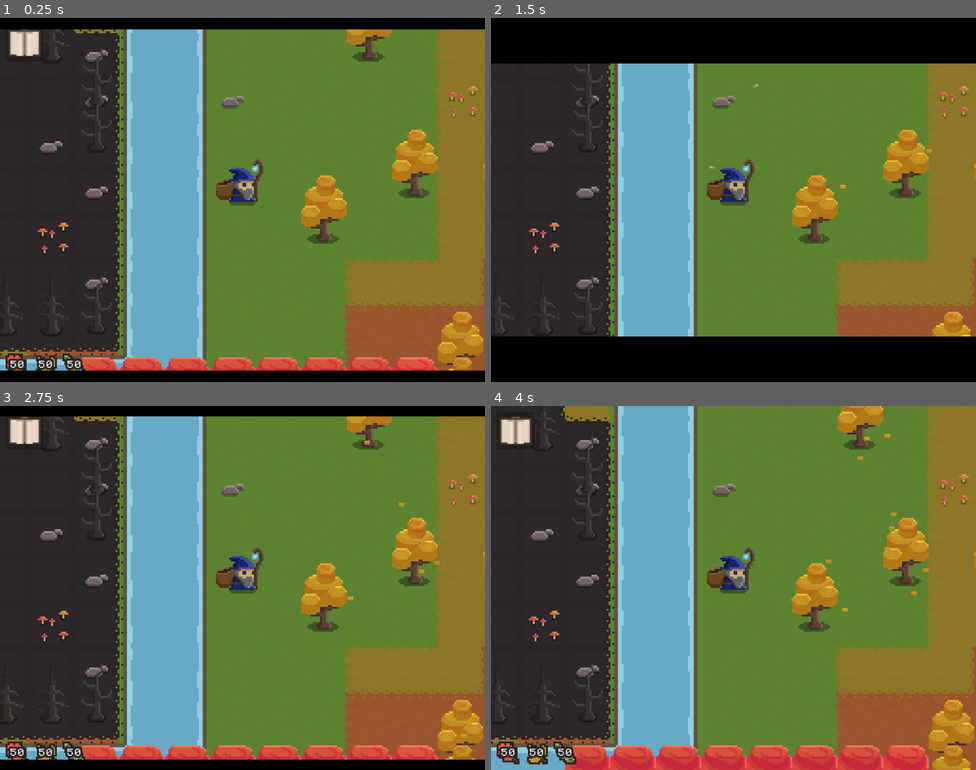
Above: before the commit, frames 1-4 (two rows, left to right).
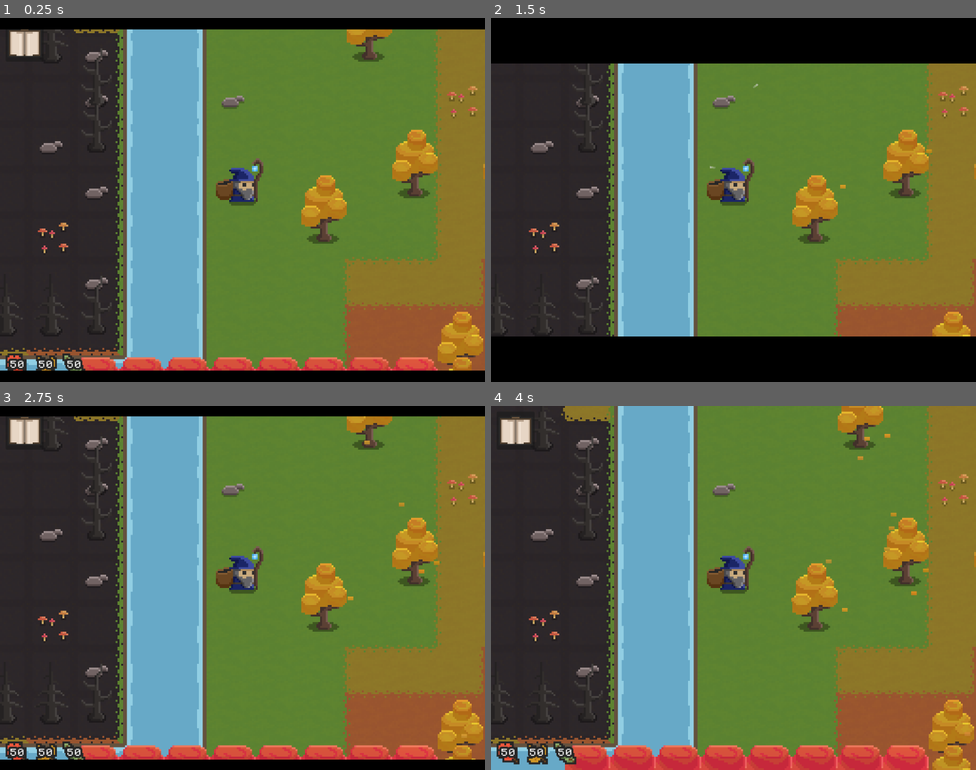
Above: after the commit, the same moments.

Repository: Pro1d/EchoesOfAmber
Game: Godot game, scene res://scenes/world.tscn
Same seed, same stepped clock (60 frames per second), same inputs: the game is played once before the commit and once after it.
Inputs:
- Up to frame 1 (0.25 s): no input
- Up to frame 2 (1.5 s): hold D (move_right) 0.53-1.28 s; tap E (attract_leaves) at 0.6 s; hold S (move_down) from 1.28 s (still down); tap 3 (put_green) at 1.35 s
- Up to frame 3 (2.75 s): release S (move_down) at 2.03 s; hold D (move_right) from 2.03 s (still down); tap 1 (put_red) at 2.1 s
- Up to frame 4 (4 s): release D (move_right) at 2.78 s; hold W (move_up) 2.78-3.5 s; tap 2 (put_yellow) at 2.85 s; click "Play (find a RP text)" at 3.5 s

The runs differ from the first frame. In frame 1, 0.3% of the frame differs, in the area x 5-41%, y 6-96%; in frame 2, 0.2%; in frame 3, 0.3%; in frame 4, 0.3%.

Commit message:
Various tweaks

Diff:
--- a/resources/audio/default_bus_layout.tres
+++ b/resources/audio/default_bus_layout.tres
@@ -2,7 +2,7 @@
 
 [sub_resource type="AudioEffectAmplify" id="AudioEffectAmplify_eeyjl"]
 resource_name = "Amplify"
-volume_db = 24.0
+volume_db = 12.0
 
 [resource]
 bus/0/effect/0/effect = SubResource("AudioEffectAmplify_eeyjl")
--- a/scenes/ui/menu.tscn
+++ b/scenes/ui/menu.tscn
@@ -10,6 +10,13 @@
 [sub_resource type="AtlasTexture" id="AtlasTexture_48rtn"]
 atlas = ExtResource("1_g7n2o")
 region = Rect2(12, 348, 247, 156)
+
+[sub_resource type="InputEventKey" id="InputEventKey_rvep5"]
+device = -1
+keycode = 4194306
+
+[sub_resource type="Shortcut" id="Shortcut_0xf5i"]
+events = [SubResource("InputEventKey_rvep5")]
 
 [sub_resource type="AtlasTexture" id="AtlasTexture_oew7w"]
 atlas = ExtResource("1_g7n2o")
@@ -121,6 +128,7 @@
 unique_name_in_owner = true
 layout_mode = 2
 focus_mode = 0
+shortcut = SubResource("Shortcut_0xf5i")
 text = "Play (find a RP text)"
 
 [node name="VBoxContainer2" type="VBoxContainer" parent="CenterContainer/TextureRect/MarginContainer/HBoxContainer"]
--- a/scenes/world.tscn
+++ b/scenes/world.tscn
@@ -94,9 +94,18 @@
 max_polyphony = 4
 bus = &"Ambience"
 script = ExtResource("10_vqmp0")
-area_id = 1
 is_desolated = true
 nominal_volume_db = -32.0
+
+[node name="H Forest 2" type="AudioStreamPlayer2D" parent="AreaManager/MapAudio"]
+position = Vector2(230, 71)
+stream = ExtResource("10_wnl7t")
+autoplay = true
+max_distance = 300.0
+attenuation = 2.37841
+max_polyphony = 4
+bus = &"Ambience"
+script = ExtResource("10_vqmp0")
 
 [node name="D Forest 1" type="AudioStreamPlayer2D" parent="AreaManager/MapAudio"]
 position = Vector2(536, 297)
@@ -117,10 +126,11 @@
 max_polyphony = 4
 bus = &"Ambience"
 script = ExtResource("10_vqmp0")
+area_id = 1
 nominal_volume_db = -4.6
 
 [node name="A1 DEAD Crows" type="AudioStreamPlayer2D" parent="AreaManager/MapAudio"]
-position = Vector2(458, 67)
+position = Vector2(487, 70)
 stream = ExtResource("13_vdco3")
 autoplay = true
 max_distance = 300.0
@@ -143,6 +153,19 @@
 script = ExtResource("10_vqmp0")
 area_id = 2
 
+[node name="A3 DEAD Crows" type="AudioStreamPlayer2D" parent="AreaManager/MapAudio"]
+position = Vector2(161, 313)
+stream = ExtResource("13_vdco3")
+autoplay = true
+max_distance = 300.0
+attenuation = 2.37841
+max_polyphony = 4
+bus = &"Ambience"
+script = ExtResource("10_vqmp0")
+area_id = 3
+is_desolated = true
+nominal_volume_db = -32.0
+
 [node name="A3 Forest 3" type="AudioStreamPlayer2D" parent="AreaManager/MapAudio"]
 position = Vector2(236, 293)
 stream = ExtResource("10_wnl7t")
--- a/scripts/area_manager.gd
+++ b/scripts/area_manager.gd
@@ -145,6 +145,9 @@
 		return
 
 	data.is_in_cleared_state = is_cleared
+
+	if is_cleared:
+		on_area_cleared.emit(data)
 
 	_refresh_area_visual_state(data, animate)
 	_refresh_area_audio_state(data, animate)
@@ -197,9 +200,6 @@
 		if not play:
 			audio.stop()
 
-	if is_cleared:
-		on_area_cleared.emit(data)
-
 	tween.kill()
 
 
--- a/scripts/ui/black_bars.gd
+++ b/scripts/ui/black_bars.gd
@@ -1,7 +1,6 @@
 extends Control
 class_name BlackBars
 
-@onready var player: AnimationPlayer = $AnimationPlayer
 @onready var top_rect : ColorRect = $TopRect
 @onready var bottom_rect : ColorRect = $BottomRect
 
--- a/scripts/world.gd
+++ b/scripts/world.gd
@@ -34,9 +34,6 @@
 	hud.hide()
 	Config.sfx.play_page_turn_fx()
 
-func _on_area_cleared(area: AreaManager.AreaData) -> void:
-	print("Cleared area: " + str(area.area_id))
-
 func _on_player_try_spawn_leaves(leave_type: Leave.LeaveType, pileable_tile: PileableTile) -> void:
 	var cost := 10
 
@@ -63,6 +60,15 @@
 # Cinematic stuff starts here
 # ================================================================================================
 
+func _on_area_cleared(area: AreaManager.AreaData) -> void:
+	print("Cleared area: " + str(area.area_id))
+	player.lock_player = true
+	await blackbars.set_enabled(true)
+	# Let the transitions happen in the world
+	await get_tree().create_timer(5).timeout
+	await blackbars.set_enabled(false)
+	player.lock_player = false
+
 # Starts the game introduction
 func _start_introduction() -> void:
 	player.lock_player = true
Not shown: 1 places in scenes/ui/menu.tscn that only renumber resources
